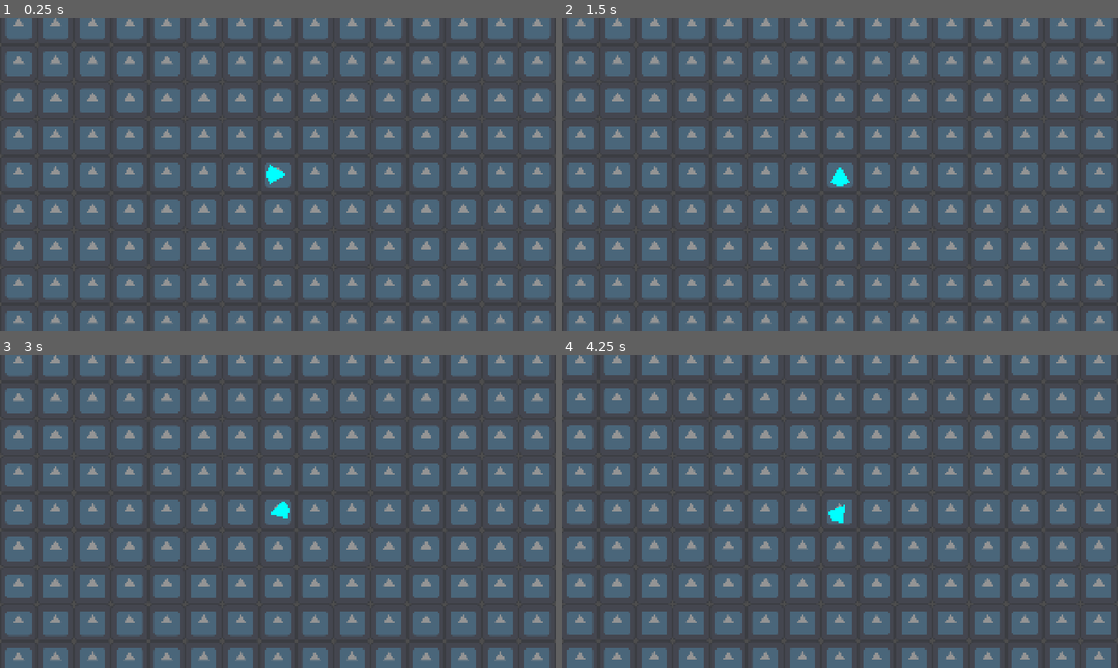
Above: before the commit, frames 1-4 (two rows, left to right).
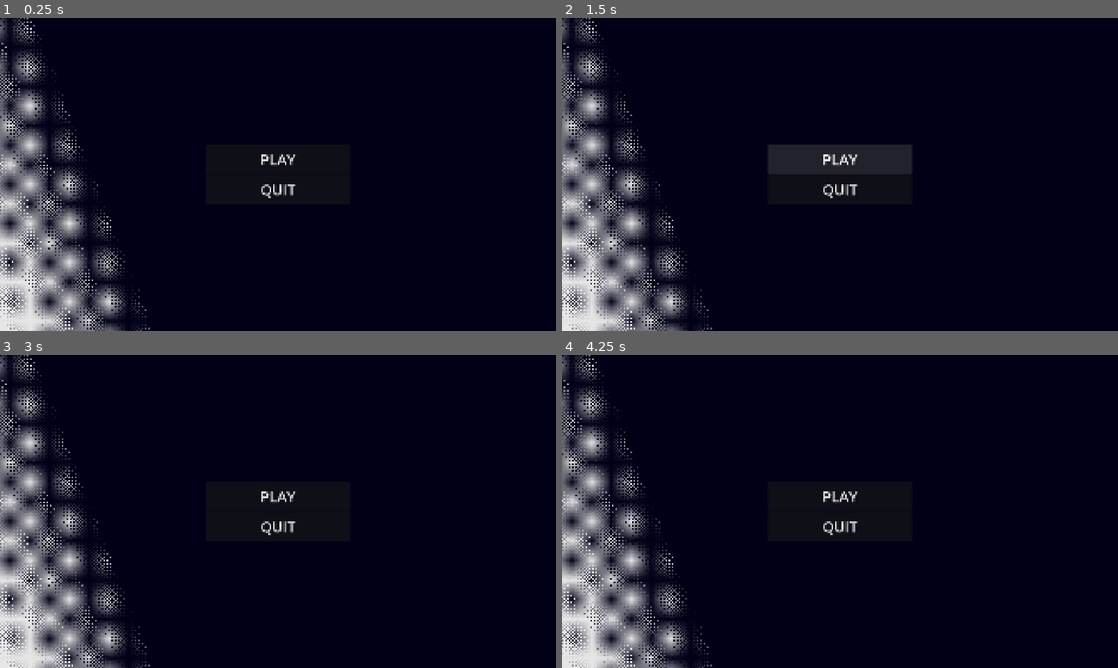
Above: after the commit, the same moments.

Repository: jsph2-create/KiwiHacks-project
Game: Godot game, scene res://src/Ui/Start screen/Start screen.tscn
The game is run twice, just before and just after one commit, with the same random seed, the same clock (stepped at 60 frames per second) and the same inputs. Before the commit the project starts from res://src/in-game/space/space.tscn. The engine's default icon, where the game draws it, is replaced by a stand-in: a white triangle on a blue panel in a dark square.
Inputs (mouse positions are in pixels of both pictures, inside the frame that each line leads up to):
- Up to frame 1 (0.25 s): no input
- Up to frame 2 (1.5 s): click (840, 158) at 0.5 s, where only the run after the commit has a clickable "PLAY"; click (840, 158) at 1.25 s, where only the run after the commit has a clickable "PLAY"
- Up to frame 3 (3 s): tap Enter at 2 s; move the mouse to (400, 495) at 2.02 s; hold D (rightwards) 2.03-2.78 s; tap Space at 2.75 s; move the mouse to (166, 527) at 2.77 s; hold S (backwards) from 2.78 s (still down)
- Up to frame 4 (4.25 s): tap Enter at 3.5 s; move the mouse to (895, 442) at 3.52 s; release S (backwards) at 3.53 s; hold D (rightwards) from 3.53 s (still down)

The runs differ from the first frame. In frame 1, 98% of the frame differs, in the area x 0-100%, y 0-100%; in frame 2, 98%; in frame 3, 98%; in frame 4, 98%.

Commit message:
made start screen

Diff:
--- /dev/null
+++ b/kiwihacks-project/main_menu.gd
@@ -0,0 +1,18 @@
+extends Control
+
+
+# Called when the node enters the scene tree for the first time.
+func _ready() -> void:
+	pass # Replace with function body.
+
+
+# Called every frame. 'delta' is the elapsed time since the previous frame.
+func _process(delta: float) -> void:
+	pass
+
+
+func _on_play_pressed() -> void:
+	get_tree().change_scene_to_file("res://src/in-game/background/background.tscn")
+
+func _on_quit_pressed() -> void:
+	get_tree().quit()
--- /dev/null
+++ b/kiwihacks-project/main_menu.tscn
@@ -0,0 +1,49 @@
+[gd_scene format=3 uid="uid://cepvooyr14dy0"]
+
+[ext_resource type="Script" uid="uid://cjavsr850d7is" path="res://main_menu.gd" id="1_7vrkn"]
+[ext_resource type="Texture2D" uid="uid://shsey1vo56uf" path="res://src/Ui/Start screen/pixil-layer-0.png" id="2_fu7sn"]
+
+[node name="Main menu" type="Control" unique_id=1746472811]
+layout_mode = 3
+anchor_right = 0.99010414
+anchor_bottom = 0.9861111
+offset_right = 40.0
+offset_bottom = 40.0
+script = ExtResource("1_7vrkn")
+metadata/_edit_use_anchors_ = true
+
+[node name="Camera2D" type="Camera2D" parent="." unique_id=1665228364]
+
+[node name="CanvasLayer" type="CanvasLayer" parent="." unique_id=1528812651]
+
+[node name="TextureRect" type="TextureRect" parent="CanvasLayer" unique_id=1326643302]
+anchors_preset = 15
+anchor_right = 1.0
+anchor_bottom = 1.0
+grow_horizontal = 2
+grow_vertical = 2
+texture = ExtResource("2_fu7sn")
+
+[node name="CenterContainer" type="CenterContainer" parent="CanvasLayer" unique_id=479681479]
+anchors_preset = 15
+anchor_right = 1.0
+anchor_bottom = 1.0
+grow_horizontal = 2
+grow_vertical = 2
+
+[node name="VBoxContainer" type="VBoxContainer" parent="CanvasLayer/CenterContainer" unique_id=764195556]
+layout_mode = 2
+
+[node name="Play" type="Button" parent="CanvasLayer/CenterContainer/VBoxContainer" unique_id=704118550]
+custom_minimum_size = Vector2(500, 100)
+layout_mode = 2
+theme_override_font_sizes/font_size = 50
+text = "PLAY"
+
+[node name="Quit" type="Button" parent="CanvasLayer/CenterContainer/VBoxContainer" unique_id=74981100]
+custom_minimum_size = Vector2(500, 100)
+layout_mode = 2
+theme_override_font_sizes/font_size = 50
+text = "QUIT"
+
+[connection signal="pressed" from="CanvasLayer/CenterContainer/VBoxContainer/Play" to="." method="_on_play_pressed"]
--- a/kiwihacks-project/project.godot
+++ b/kiwihacks-project/project.godot
@@ -11,7 +11,7 @@
 [application]
 
 config/name="kiwihacks project"
-run/main_scene="uid://y8u53mfxxpxl"
+run/main_scene="uid://doy12jabfl28n"
 config/features=PackedStringArray("4.7", "Forward Plus")
 config/icon="res://icon.svg"
 
--- /dev/null
+++ b/kiwihacks-project/src/Ui/Start screen/Start screen.tscn
@@ -0,0 +1,37 @@
+[gd_scene format=3 uid="uid://doy12jabfl28n"]
+
+[ext_resource type="Texture2D" uid="uid://shsey1vo56uf" path="res://src/Ui/Start screen/pixil-layer-0.png" id="1_tfian"]
+
+[node name="StartScreen" type="Node2D" unique_id=1179855060]
+
+[node name="CanvasLayer" type="CanvasLayer" parent="." unique_id=593567288]
+
+[node name="TextureRect" type="TextureRect" parent="CanvasLayer" unique_id=78990842]
+anchors_preset = 15
+anchor_right = 1.0
+anchor_bottom = 1.0
+grow_horizontal = 2
+grow_vertical = 2
+texture = ExtResource("1_tfian")
+
+[node name="CenterContainer" type="CenterContainer" parent="CanvasLayer" unique_id=640980732]
+anchors_preset = 15
+anchor_right = 1.0
+anchor_bottom = 1.0
+grow_horizontal = 2
+grow_vertical = 2
+
+[node name="VBoxContainer" type="VBoxContainer" parent="CanvasLayer/CenterContainer" unique_id=548750528]
+layout_mode = 2
+
+[node name="Play" type="Button" parent="CanvasLayer/CenterContainer/VBoxContainer" unique_id=1240074752]
+custom_minimum_size = Vector2(500, 100)
+layout_mode = 2
+theme_override_font_sizes/font_size = 50
+text = "PLAY"
+
+[node name="Quit" type="Button" parent="CanvasLayer/CenterContainer/VBoxContainer" unique_id=414813342]
+custom_minimum_size = Vector2(500, 100)
+layout_mode = 2
+theme_override_font_sizes/font_size = 50
+text = "QUIT"
--- a/kiwihacks-project/src/in-game/tile-map/tile_map_layer.tscn
+++ b/kiwihacks-project/src/in-game/tile-map/tile_map_layer.tscn
@@ -1,7 +1,6 @@
 [gd_scene format=3 uid="uid://c4iq43jtkyvi"]
 
-[sub_resource type="TileSet" id="TileSet_gdgm7"]
-
-[node name="TileMapLayer" type="TileMapLayer" unique_id=1647427155]
-position = Vector2(1, 0)
-tile_set = SubResource("TileSet_gdgm7")
+[node name="ColorRect" type="ColorRect" unique_id=1622750360]
+offset_right = 1961.0
+offset_bottom = 1100.0
+color = Color(0.0063559995, 1.2032688e-08, 0.15368462, 1)
Not shown, added: kiwihacks-project/main_menu.gd.uid
Binary file added: kiwihacks-project/src/Ui/Start screen/pixil-layer-0.png
Not shown, added: kiwihacks-project/src/Ui/Start screen/pixil-layer-0.png.import
